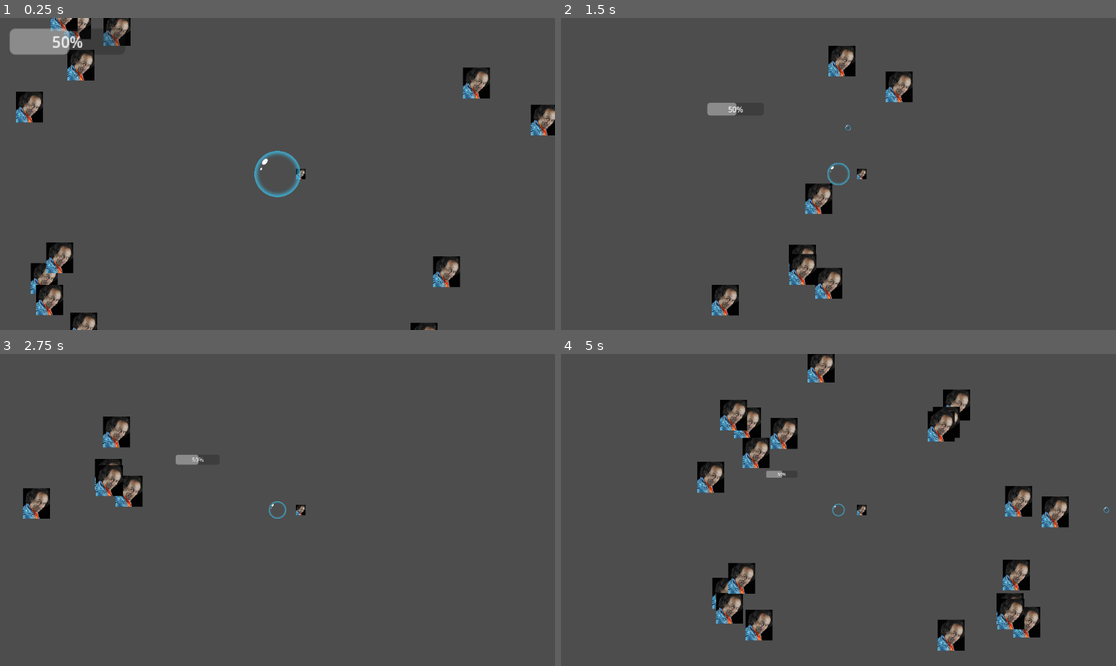
Above: before the commit, frames 1-4 (two rows, left to right).
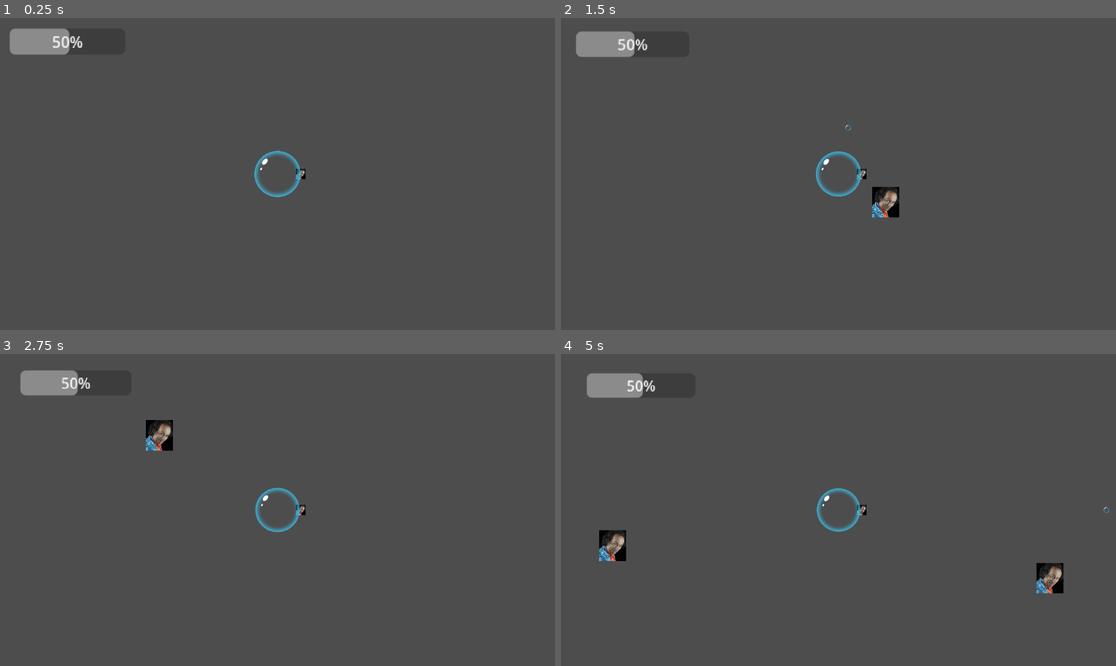
Above: after the commit, the same moments.

Repository: Zodayan/BubbleSurvivor
Game: Godot game, scene res://scenes/game.tscn
The game is run twice, just before and just after one commit, with the same random seed, the same clock (stepped at 60 frames per second) and the same inputs.
Inputs (mouse positions are in pixels of both pictures, inside the frame that each line leads up to):
- Up to frame 1 (0.25 s): no input
- Up to frame 2 (1.5 s): move the mouse to (960, 158) at 0.52 s; press the mouse at (960, 158) at 0.53 s; hold Right (right) 0.53-1.28 s; move the mouse to (727, 189) at 1.27 s; release the mouse at (727, 189) at 1.28 s; hold Down (down) from 1.28 s (still down); click (727, 189) at 1.35 s
- Up to frame 3 (2.75 s): move the mouse to (333, 441) at 2.02 s; release Down (down) at 2.03 s; press the mouse at (333, 441) at 2.03 s; hold Right (right) from 2.03 s (still down)
- Up to frame 4 (5 s): move the mouse to (810, 572) at 2.77 s; release Right (right) at 2.78 s; release the mouse at (810, 572) at 2.78 s; hold Up (up) 2.78-3.53 s; click (810, 572) at 2.85 s; move the mouse to (1005, 556) at 3.52 s; press the mouse at (1005, 556) at 3.53 s; hold Q (left) from 3.53 s (still down); move the mouse to (672, 463) at 4.27 s; release the mouse at (672, 463) at 4.28 s; click (672, 463) at 4.35 s

The runs differ from the first frame. In frame 1, 4.6% of the frame differs, in the area x 2-100%, y 0-100%; in frame 2, 4.8%; in frame 3, 3.7%; in frame 4, 9.9%, in the area x 4-92%, y 0-96%.

Commit message:
maj enemy manager

Diff:
--- a/bubblesurvior/scripts/Manager/CustomSceneTree.gd
+++ b/bubblesurvior/scripts/Manager/CustomSceneTree.gd
@@ -56,8 +56,11 @@
 
 	#Initialisation des scénes de bases
 
-	for i in range(20):
-		_sceneManager.addScene("res://scenes/michel.tscn")
+	var data : DL1 = DL1.new()
+
+	_ennemyManager.listEnnemy = data.liste_ennemis
+	_ennemyManager.nbToKill = data.score_pour_boss
+	_ennemyManager.boss = "res://scenes/gros_michel.tscn"
 
 	print("Initialized:")
 	print("  Starting time: %s" % str(time_elapsed))
--- a/bubblesurvior/scripts/Manager/EnemyManager.gd
+++ b/bubblesurvior/scripts/Manager/EnemyManager.gd
@@ -4,17 +4,21 @@
 #Instance de la mainLoop
 var _tree : CustomSceneTree
 
-var listEnnemy : Dictionary
+var listEnnemy : Array[Array]
 
 var boss : String = ""
 
 var isBoss : bool = false;
 
-var wave = []
+var wave : Array[Enemy] = []
 
 var killCount : int = 0
 
-var nbToKill : int
+var nbToKill : int = 1000
+
+var delay : float = 1
+
+var timeElapsed : float =0
 
 func _initialize():
 
@@ -24,10 +28,31 @@
 
 func _process(delta: float):
 
-	if killCount>nbToKill:
-		_spawnBoss(boss)
-	else :
-		pass
+	timeElapsed+=delta
+
+	if timeElapsed>delay :
+
+		timeElapsed = 0
+
+		if killCount>nbToKill:
+
+			_spawnBoss(boss)
+
+		else :
+			var sum : float = 0
+			for ennemies in listEnnemy :
+				sum += ennemies[1]
+			if sum > 0 :
+				var res : float = randf_range(0, sum)
+				var inf : float = 0
+
+				for enemies in listEnnemy :
+
+					if(res <= enemies[1] && res > inf):
+						_spawnEnnemy(enemies[0])
+					inf = enemies[1]
+
+
 
 func _spawnEnnemy(path : String):
 	var ennemy = ResourceLoader.load(path).instantiate()
@@ -35,9 +60,9 @@
 	wave.append(ennemy)
 
 func _spawnBoss(path : String):
-	var boss = ResourceLoader.load(path).instantiate()
-	_tree.root.add_child(boss)
-	wave.append(boss)
+	var _boss = ResourceLoader.load(path).instantiate()
+	_tree.root.add_child(_boss)
+	wave.append(_boss)
 
 func _ennemyKilled(ennemy : Enemy) :
 	wave.erase(ennemy)
--- a/bubblesurvior/scripts/level_data/data_level_1.gd
+++ b/bubblesurvior/scripts/level_data/data_level_1.gd
@@ -1,3 +1,4 @@
+class_name DL1
 extends Object
 
 var score_pour_boss: float = 200
--- a/bubblesurvior/scripts/player/bubble_player.gd
+++ b/bubblesurvior/scripts/player/bubble_player.gd
@@ -63,7 +63,7 @@
 
 func scaleBubble():
 
-	self.scale = Vector2(1,1)*CustomSceneTree.getInstance()._playerManager.hp/CustomSceneTree.getInstance()._playerManager.maxHp
+	self.scale = Vector2(1,1)*CustomSceneTree.getInstance()._playerManager.hp/CustomSceneTree.getInstance()._playerManager.maxHp*2
 
 func death():
 
